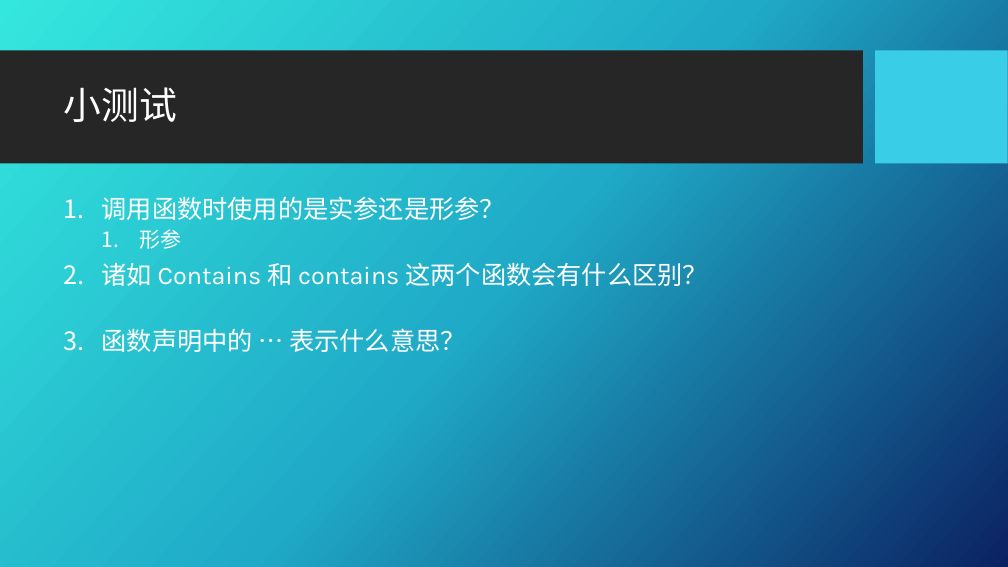
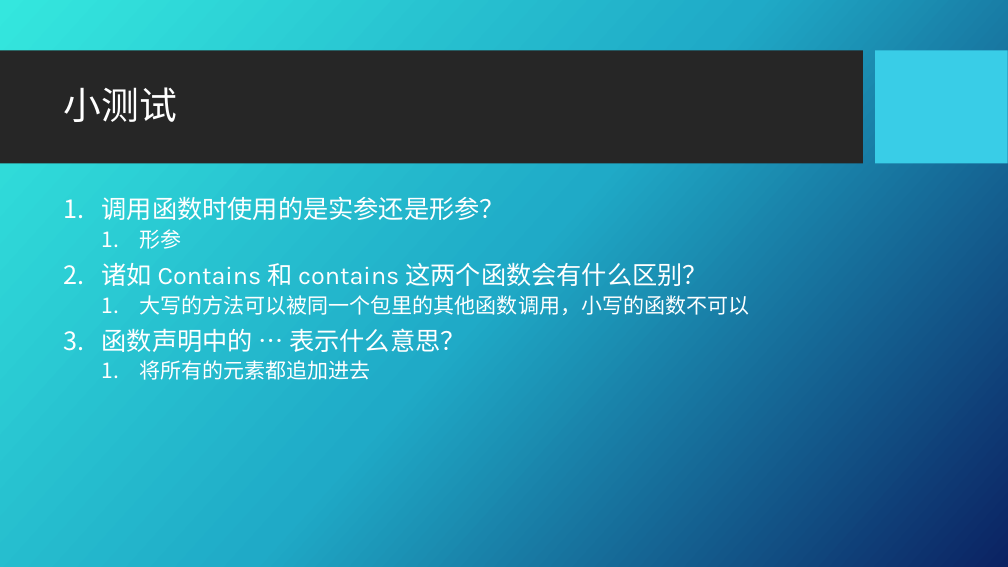
Before and after one commit to Applevegetable/note, a slide deck: slide 12 of PPT/Go 12.pptx. Drawn at 1008x567 pixels with LibreOffice and Linux fonts; fonts in the diff are those of the drawing; background and template pictures are left out. Boxes give left, top, right and bottom in pixels: in the first picture for what was removed or moved away, otherwise in the second. Text is boxed around its words. In the diff, an @@ line names an element or a change of style, - is before the commit and + after.

```diff
--- a/PPT/Go 12.pptx
+++ b/PPT/Go 12.pptx
@@ text at bbox=[139, 292, 749, 318]: paragraph added @@
+  1. 大写的方法可以被同一个包里的其他函数调用，小写的函数不可以
@@ text at bbox=[139, 360, 370, 380]: paragraph added @@
+  1. 将所有的元素都追加进去
```
Also in this commit, not shown: 1 other slide changed, 13 other files.
